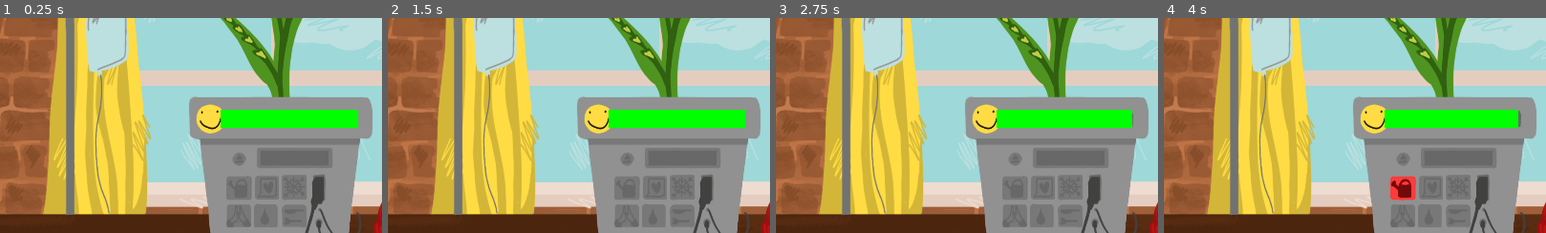
Above: before the commit, frames 1-4 (left to right).
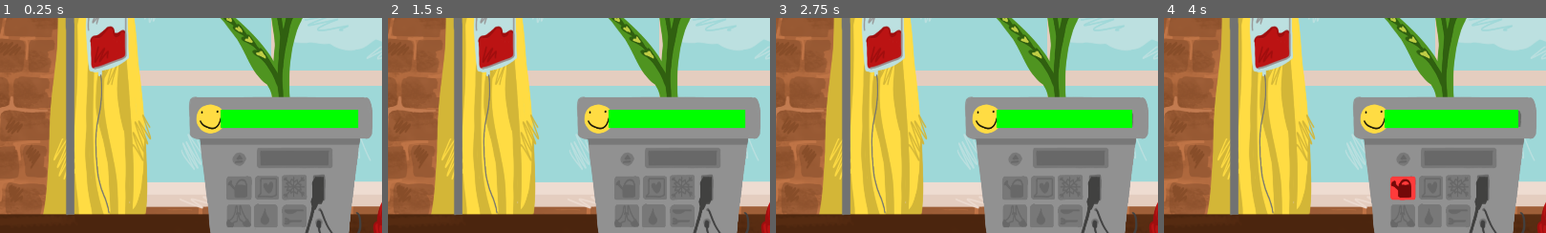
Above: after the commit, the same moments.

Repository: ValetNoir/enjam2025
Game: Godot game, scene res://scenes/mainScene.tscn
Same seed, same stepped clock (60 frames per second), same inputs: the game is played once before the commit and once after it. The engine's default icon, where the game draws it, is replaced by a stand-in: a white triangle on a blue panel in a dark square.
Inputs (mouse positions are % of the whole screen's width and height, from its top left):
- Up to frame 1 (0.25 s): no input
- Up to frame 2 (1.5 s): tap Enter at 0.5 s; move the mouse to (0, 0) at 0.52 s; press the mouse at (0, 0) at 0.53 s; tap Space at 1.25 s; move the mouse to (30, 55) at 1.27 s; release the mouse at (30, 55) at 1.28 s; click (30, 55) at 1.35 s
- Up to frame 3 (2.75 s): move the mouse to (60, 28) at 2.02 s; press the mouse at (60, 28) at 2.03 s
- Up to frame 4 (4 s): tap Enter at 2.75 s; move the mouse to (45, 70) at 2.77 s; release the mouse at (45, 70) at 2.78 s; click (45, 70) at 2.85 s; move the mouse to (80, 65) at 3.52 s; press the mouse at (80, 65) at 3.53 s
The pictures show only the part of the screen within x 13-63%, y 34-84%; the shares and areas given below are measured in that part.

The runs differ from the first frame. In frame 1, 1.5% of the frame differs, in the area x 23-34%, y 3-25%; in frame 2, 1.5%; in frame 3, 1.5%; in frame 4, 1.5%.

Commit message:
ending + restart

Diff:
--- a/scenes/game_ended.tscn
+++ b/scenes/game_ended.tscn
@@ -1,6 +1,43 @@
-[gd_scene load_steps=2 format=3 uid="uid://cxl0ru2vmjk1f"]
+[gd_scene load_steps=4 format=3 uid="uid://cxl0ru2vmjk1f"]
 
 [ext_resource type="Script" uid="uid://cpmj2wl5wb3vm" path="res://scripts/game_ended.gd" id="1_mmj5p"]
+[ext_resource type="Texture2D" uid="uid://b28pogp1sknk4" path="res://art/ending.png" id="2_24cya"]
+
+[sub_resource type="StyleBoxFlat" id="StyleBoxFlat_24cya"]
+bg_color = Color(0.6, 0.6, 0.6, 0)
+border_width_left = 1
+border_width_top = 1
+border_width_right = 1
+border_width_bottom = 1
+corner_radius_top_left = 2
+corner_radius_top_right = 2
+corner_radius_bottom_right = 2
+corner_radius_bottom_left = 2
 
 [node name="GameEnded" type="Node"]
 script = ExtResource("1_mmj5p")
+
+[node name="Ending" type="Sprite2D" parent="."]
+texture = ExtResource("2_24cya")
+centered = false
+
+[node name="TryAgain" type="Button" parent="."]
+offset_left = 667.0
+offset_top = 386.0
+offset_right = 817.0
+offset_bottom = 417.0
+scale = Vector2(3.295661, 3.295661)
+theme_override_styles/normal = SubResource("StyleBoxFlat_24cya")
+text = "                                  "
+
+[node name="GiveUp" type="Button" parent="."]
+offset_left = 667.0
+offset_top = 635.0
+offset_right = 817.0
+offset_bottom = 668.124
+scale = Vector2(3.295661, 3.295661)
+theme_override_styles/normal = SubResource("StyleBoxFlat_24cya")
+text = "                                  "
+
+[connection signal="button_up" from="TryAgain" to="." method="_on_try_again_button_up"]
+[connection signal="button_up" from="GiveUp" to="." method="_on_give_up_button_up"]
--- a/scenes/mainScene.tscn
+++ b/scenes/mainScene.tscn
@@ -40,6 +40,7 @@
 [ext_resource type="Texture2D" uid="uid://ttub3kaa30gg" path="res://art/OUTLINES/chapelet-outline.png" id="23_x04a8"]
 [ext_resource type="Texture2D" uid="uid://doh3bf6psi0oj" path="res://art/DIODES OFF/DIODE-SANG-OFF.png" id="24_7hh7r"]
 [ext_resource type="Texture2D" uid="uid://bp25gm8wa2ktm" path="res://art/OUTLINES/perfusion-outline.png" id="24_k7hqw"]
+[ext_resource type="Texture2D" uid="uid://ccvwh6t802lds" path="res://art/PLANT/pot-plante-cassé.png" id="25_4bq3f"]
 [ext_resource type="Texture2D" uid="uid://bbborqvui2xlq" path="res://art/DIODES ON/DIODE-SANG-ON.png" id="25_hm6xc"]
 [ext_resource type="Texture2D" uid="uid://nuhmafm2dup0" path="res://art/OUTLINES/clavier-outline.png" id="27_nt7sb"]
 [ext_resource type="AudioStream" uid="uid://dscaiaugd4n8d" path="res://Sound/Amb/Amb_Clock.wav" id="29_3tgni"]
@@ -161,25 +162,21 @@
 "speed": 4.0
 }]
 
-[sub_resource type="AtlasTexture" id="AtlasTexture_ybfn7"]
-atlas = ExtResource("9_1s0h2")
-region = Rect2(0, 0, 1920, 1080)
-
 [sub_resource type="SpriteFrames" id="SpriteFrames_u2jin"]
 animations = [{
 "frames": [{
 "duration": 1.0,
 "texture": null
 }],
-"loop": true,
+"loop": false,
 "name": &"off",
 "speed": 5.0
 }, {
 "frames": [{
 "duration": 1.0,
-"texture": SubResource("AtlasTexture_ybfn7")
-}],
-"loop": true,
+"texture": ExtResource("25_4bq3f")
+}],
+"loop": false,
 "name": &"on",
 "speed": 0.0
 }]
@@ -247,7 +244,7 @@
 [node name="Perfusion" type="AnimatedSprite2D" parent="Graphics"]
 z_index = -4
 sprite_frames = SubResource("SpriteFrames_x04a8")
-animation = &"vide"
+animation = &"pleine"
 centered = false
 
 [node name="Arrosoir" type="Sprite2D" parent="Graphics"]
@@ -352,7 +349,7 @@
 [node name="Mask" type="AnimatedSprite2D" parent="Problems/Hack"]
 z_index = -1
 sprite_frames = SubResource("SpriteFrames_u2jin")
-animation = &"on"
+animation = &"off"
 autoplay = "off"
 centered = false
 script = ExtResource("15_w72fx")
--- /dev/null
+++ b/scenes/troll.tscn
@@ -0,0 +1,16 @@
+[gd_scene load_steps=3 format=3 uid="uid://63x1dtlcbe8d"]
+
+[ext_resource type="Texture2D" uid="uid://dapx4who0n613" path="res://art/96864104f5955e0ae9e48ed1398f0abf.jpg" id="1_he7uh"]
+[ext_resource type="Texture2D" uid="uid://dstm5qeagq84f" path="res://art/ad42897e261914f249151bb0fa2670e2.jpg" id="2_liot7"]
+
+[node name="Troll" type="Node"]
+
+[node name="96864104f5955e0Ae9e48Ed1398f0Abf" type="Sprite2D" parent="."]
+position = Vector2(467.25, 556.00006)
+scale = Vector2(1.3983482, 1.1445785)
+texture = ExtResource("1_he7uh")
+
+[node name="Ad42897e261914f249151Bb0Fa2670e2" type="Sprite2D" parent="."]
+position = Vector2(1434.5, 583)
+scale = Vector2(1.46875, 1.0507246)
+texture = ExtResource("2_liot7")
--- a/scripts/data.gd
+++ b/scripts/data.gd
@@ -7,7 +7,7 @@
 
 signal end_game()
 
-func restart():
+func reset():
 	plant_health = 100
 	is_occupied = false
 	plant_died = false
--- a/scripts/game_ended.gd
+++ b/scripts/game_ended.gd
@@ -1,4 +1,14 @@
 extends Node
+
+const MAIN_SCENE = preload("uid://d3f1hiiwkltqs")
+const TROLL = preload("uid://63x1dtlcbe8d")
 
 func _ready() -> void:
 	Input.set_custom_mouse_cursor(null)
+
+func _on_try_again_button_up() -> void:
+	Data.reset()
+	get_tree().change_scene_to_packed(MAIN_SCENE)
+
+func _on_give_up_button_up() -> void:
+	get_tree().change_scene_to_packed(TROLL)
--- a/scripts/plante_top.gd
+++ b/scripts/plante_top.gd
@@ -11,5 +11,4 @@
 	timer.start()
 
 func _on_timer_timeout() -> void:
-	print("fuck")
 	get_tree().change_scene_to_packed(GAME_ENDED)
Binary file added: art/96864104f5955e0ae9e48ed1398f0abf.jpg
Not shown, added: art/96864104f5955e0ae9e48ed1398f0abf.jpg.import
Binary file added: art/ad42897e261914f249151bb0fa2670e2.jpg
Not shown, added: art/ad42897e261914f249151bb0fa2670e2.jpg.import
